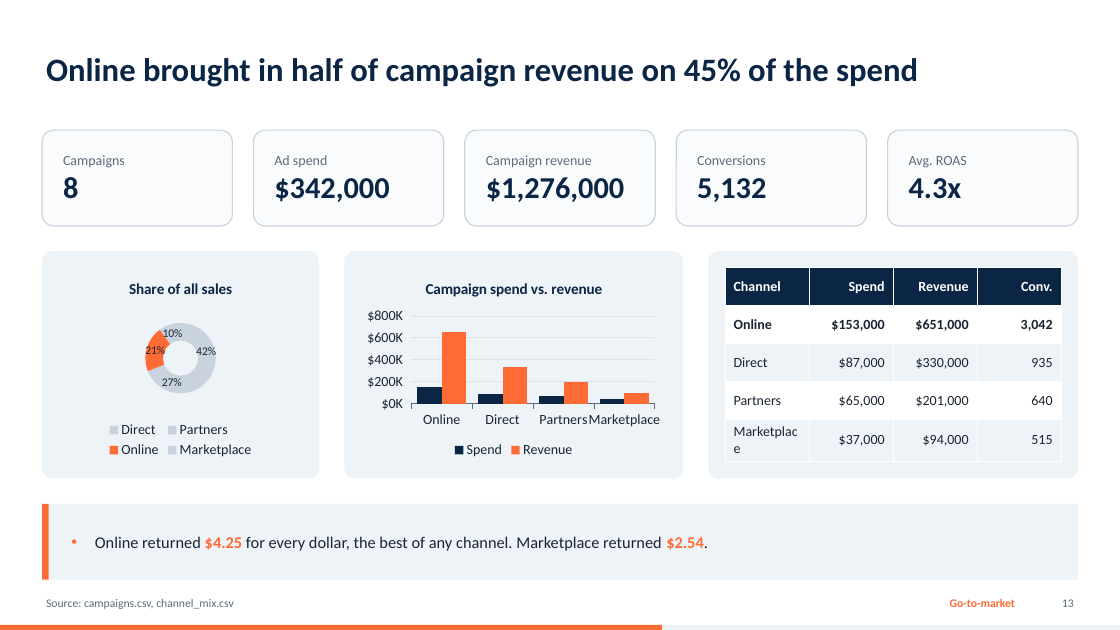
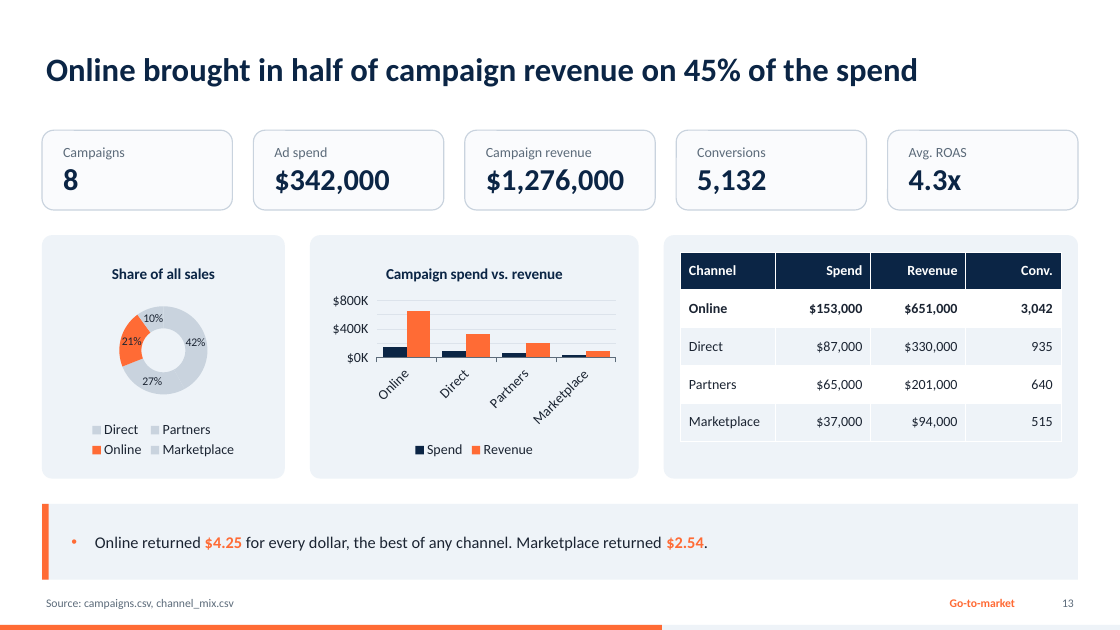
Before and after one commit to FrocketGaming/PPT_DEMO, a slide deck: slide 13 of out/demo_advanced.pptx. Drawn at 1120x630 pixels with LibreOffice and Linux fonts; fonts in the diff are those of the drawing. Boxes give left, top, right and bottom in pixels: in the first picture for what was removed or moved away, otherwise in the second. Text is boxed around its words. In the diff, an @@ line names an element or a change of style, - is before the commit and + after.

```diff
--- a/out/demo_advanced.pptx
+++ b/out/demo_advanced.pptx
@@ rounded rectangle: place and size @@
-rounded rectangle at (42, 130, 233, 226)
+rounded rectangle at (42, 130, 233, 210)
@@ text "Campaigns": place and size @@
-text "Campaigns" at (63, 155, 125, 199)
+text "Campaigns" at (63, 147, 125, 191)
@@ rounded rectangle: place and size @@
-rounded rectangle at (254, 130, 444, 226)
+rounded rectangle at (254, 130, 444, 210)
@@ text "Ad spend": place and size @@
-text "Ad spend" at (274, 155, 389, 202)
+text "Ad spend" at (274, 147, 389, 194)
@@ rounded rectangle: place and size @@
-rounded rectangle at (465, 130, 655, 226)
+rounded rectangle at (465, 130, 655, 210)
@@ text "Campaign revenue": place and size @@
-text "Campaign revenue" at (486, 155, 624, 202)
+text "Campaign revenue" at (486, 147, 624, 194)
@@ rounded rectangle: place and size @@
-rounded rectangle at (676, 130, 867, 226)
+rounded rectangle at (676, 130, 867, 210)
@@ text "Conversions": place and size @@
-text "Conversions" at (697, 155, 766, 202)
+text "Conversions" at (697, 147, 766, 194)
@@ rounded rectangle: place and size @@
-rounded rectangle at (888, 130, 1079, 226)
+rounded rectangle at (888, 130, 1079, 210)
@@ text "Avg. ROAS": place and size @@
-text "Avg. ROAS" at (909, 156, 967, 199)
+text "Avg. ROAS" at (909, 148, 967, 191)
@@ rounded rectangle: place and size @@
-rounded rectangle at (42, 251, 319, 479)
+rounded rectangle at (42, 235, 285, 479)
@@ proportions changed in 8 elements at (42, 130, 233, 210), (254, 130, 444, 210), (465, 130, 655, 210), (676, 130, 867, 210), (888, 130, 1079, 210), (42, 235, 285, 479), (664, 235, 1078, 479), (310, 235, 639, 479) @@
@@ rounded rectangle: place and size @@
-rounded rectangle at (344, 251, 683, 479)
+rounded rectangle at (310, 235, 639, 479)
@@ rounded rectangle: place and size @@
-rounded rectangle at (708, 251, 1078, 479)
+rounded rectangle at (664, 235, 1078, 479)
@@ doughnut chart at (59, 252, 268, 462) @@
@@ data labels of Series 1 removed @@
@@ doughnut chart: place and size @@
-doughnut chart at (59, 268, 302, 462)
+doughnut chart at (59, 252, 268, 462)
@@ column chart: place and size @@
-column chart at (361, 268, 666, 462)
+column chart at (327, 252, 622, 462)
@@ table: place and size @@
-table at (725, 268, 1061, 457)
+table at (681, 252, 1060, 441)
```
Also in this commit, not shown: 4 other slides changed, 2 other files.
